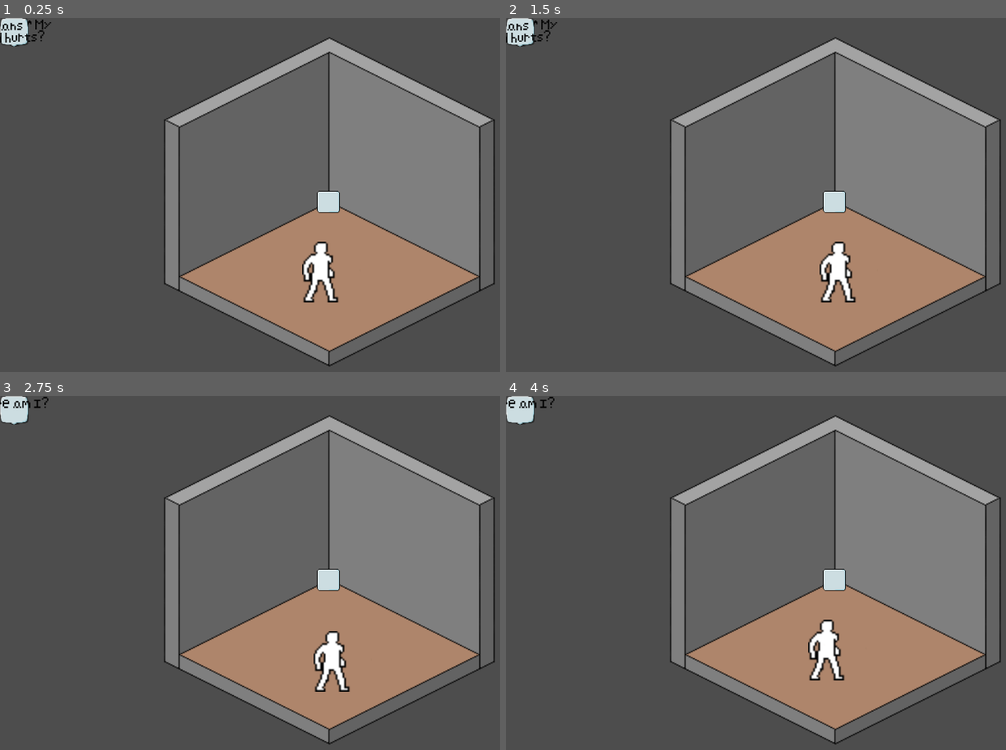
Above: before the commit, frames 1-4 (two rows, left to right).
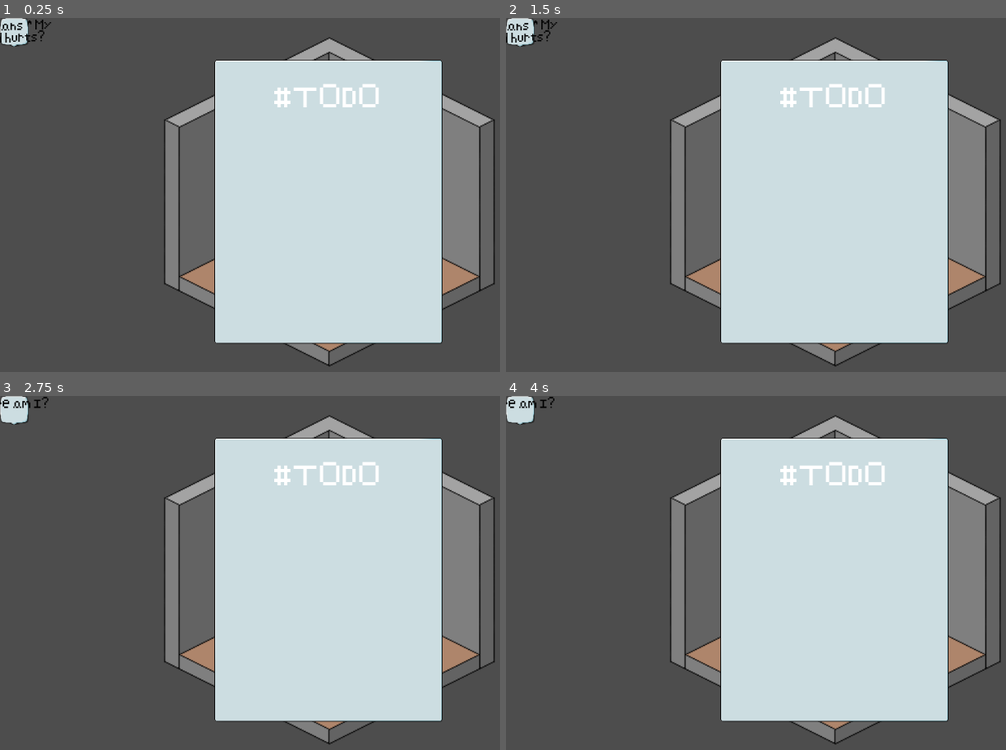
Above: after the commit, the same moments.

Repository: afourneaux/codename-matt-2026
Game: Godot game, scene res://scenes/game-root.tscn
Two runs of this game, one before a commit and one after it. Both use one fixed random seed, a clock stepped at 60 frames per second and the inputs below.
Inputs:
- Up to frame 1 (0.25 s): no input
- Up to frame 2 (1.5 s): tap A (a) at 0.6 s; tap D (d) at 0.8, 1.35 s
- Up to frame 3 (2.75 s): tap S (s) at 1.55, 2.1 s; tap W (w) at 2.3 s
- Up to frame 4 (4 s): tap Enter at 2.75 s; tap W (w) at 2.85 s; tap A (a) at 3.05, 3.6 s; tap Space at 3.5 s; tap D (d) at 3.8 s

The runs differ from the first frame. In frame 1, 36% of the frame differs, in the area x 42-89%, y 11-93%; in frame 2, 36%; in frame 3, 36%; in frame 4, 36%.

Commit message:
Search anywhere

Diff:
--- a/project.godot
+++ b/project.godot
@@ -19,6 +19,10 @@
 
 window/stretch/mode="viewport"
 window/stretch/scale_mode="integer"
+
+[editor]
+
+script/search_in_file_extensions=PackedStringArray("gd", "gdshader", "tscn")
 
 [input]
 
@@ -47,6 +51,10 @@
 "events": [Object(InputEventKey,"resource_local_to_scene":false,"resource_name":"","device":-1,"window_id":0,"alt_press …(192 unchanged characters)…
 ]
 }
+e={
+"deadzone": 0.2,
+"events": []
+}
 
 [internationalization]
 
--- a/scenes/game-root.tscn
+++ b/scenes/game-root.tscn
@@ -101,17 +101,17 @@
 theme_override_fonts/normal_font = ExtResource("2_ky4iy")
 bbcode_enabled = true
 
-[node name="NinePatchRect" type="NinePatchRect" parent="UI" unique_id=1555625326]
+[node name="Todo" type="NinePatchRect" parent="UI" unique_id=1555625326]
 layout_mode = 1
 anchors_preset = 8
 anchor_left = 0.5
 anchor_top = 0.5
 anchor_right = 0.5
 anchor_bottom = 0.5
-offset_left = -20.0
-offset_top = -20.0
-offset_right = 20.0
-offset_bottom = 20.0
+offset_left = -200.0
+offset_top = -250.0
+offset_right = 200.0
+offset_bottom = 250.0
 grow_horizontal = 2
 grow_vertical = 2
 texture = ExtResource("1_0fvj0")
@@ -120,3 +120,17 @@
 patch_margin_top = 4
 patch_margin_right = 4
 patch_margin_bottom = 6
+
+[node name="Title" type="RichTextLabel" parent="UI/Todo" unique_id=1328379376]
+layout_mode = 1
+anchors_preset = 10
+anchor_right = 1.0
+offset_top = 31.465
+offset_bottom = 54.465004
+grow_horizontal = 2
+theme_override_fonts/normal_font = ExtResource("2_ky4iy")
+theme_override_font_sizes/normal_font_size = 40
+text = "#TODO"
+fit_content = true
+scroll_active = false
+horizontal_alignment = 1
